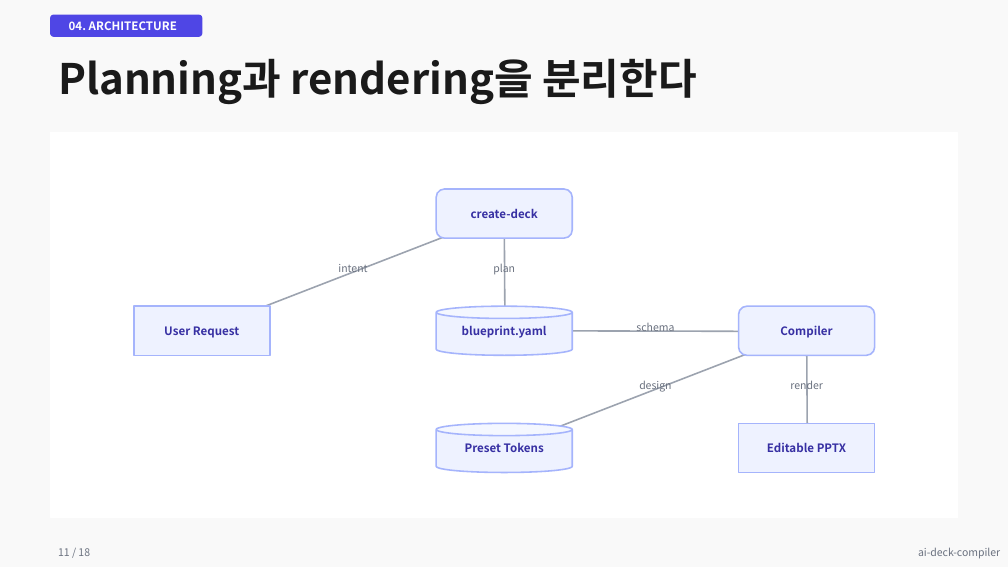
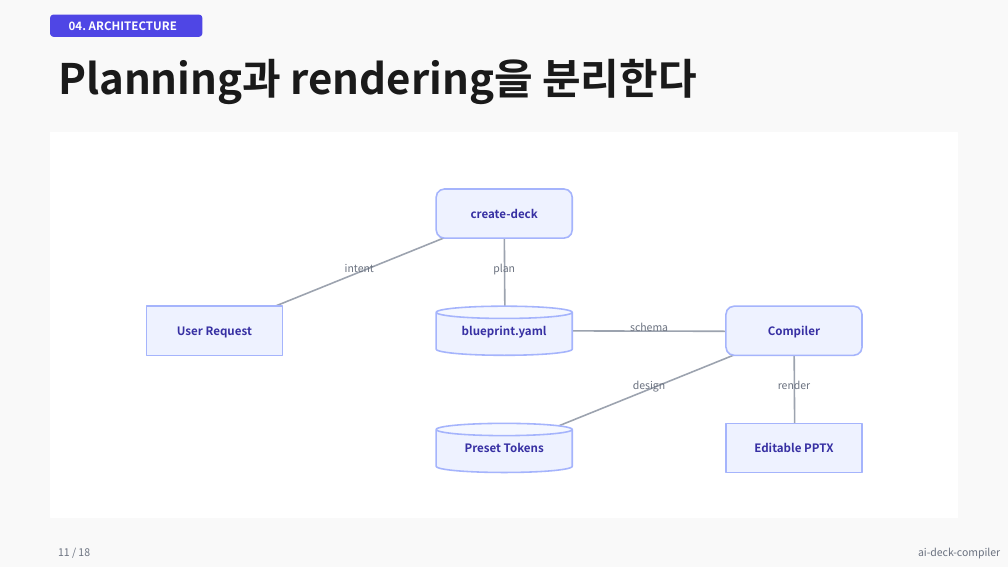
Before and after one commit to kyungseo/ai-deck-compiler, a slide deck: slide 11 of examples/results/showcase-modern-light.pptx. Drawn at 1008x567 pixels with LibreOffice and Linux fonts; fonts in the diff are those of the drawing. Boxes give left, top, right and bottom in pixels: in the first picture for what was removed or moved away, otherwise in the second. Text is boxed around its words. In the diff, an @@ line names an element or a change of style, - is before the commit and + after.

```diff
--- a/examples/results/showcase-modern-light.pptx
+++ b/examples/results/showcase-modern-light.pptx
@@ arrow moved from (202, 331) - (504, 214) to (215, 331) - (504, 214) @@
@@ text "intent": place and size @@
-text "intent" at (338,264,367,275)
+text "intent" at (345,264,374,275)
@@ text "User Request": place and size @@
-text "User Request" at (164,326,239,338)
+text "User Request" at (177,326,252,338)
@@ rectangle: place and size @@
-rectangle at (134,306,270,355)
+rectangle at (147,306,283,355)
@@ text "schema": place and size @@
-text "schema" at (636,323,674,332)
+text "schema" at (630,322,668,332)
@@ arrow moved from (504, 448) - (807, 331) to (504, 448) - (794, 331) @@
@@ arrow moved from (504, 331) - (807, 331) to (504, 331) - (794, 331) @@
@@ 2 texts, 1 rounded rectangle, 1 rectangle, 1 arrow: place and size @@
-2 texts, 1 rounded rectangle, 1 rectangle, 1 arrow at (739,306,875,473)
+2 texts, 1 rounded rectangle, 1 rectangle, 1 arrow at (726,306,862,473)
@@ text "design": place and size @@
-text "design" at (639,380,671,393)
+text "design" at (633,381,665,393)
@@ text "render": place and size @@
-text "render" at (790,379,822,393)
+text "render" at (778,379,810,393)
```
Also in this commit, not shown: 11 other slides changed, 20 other files.
